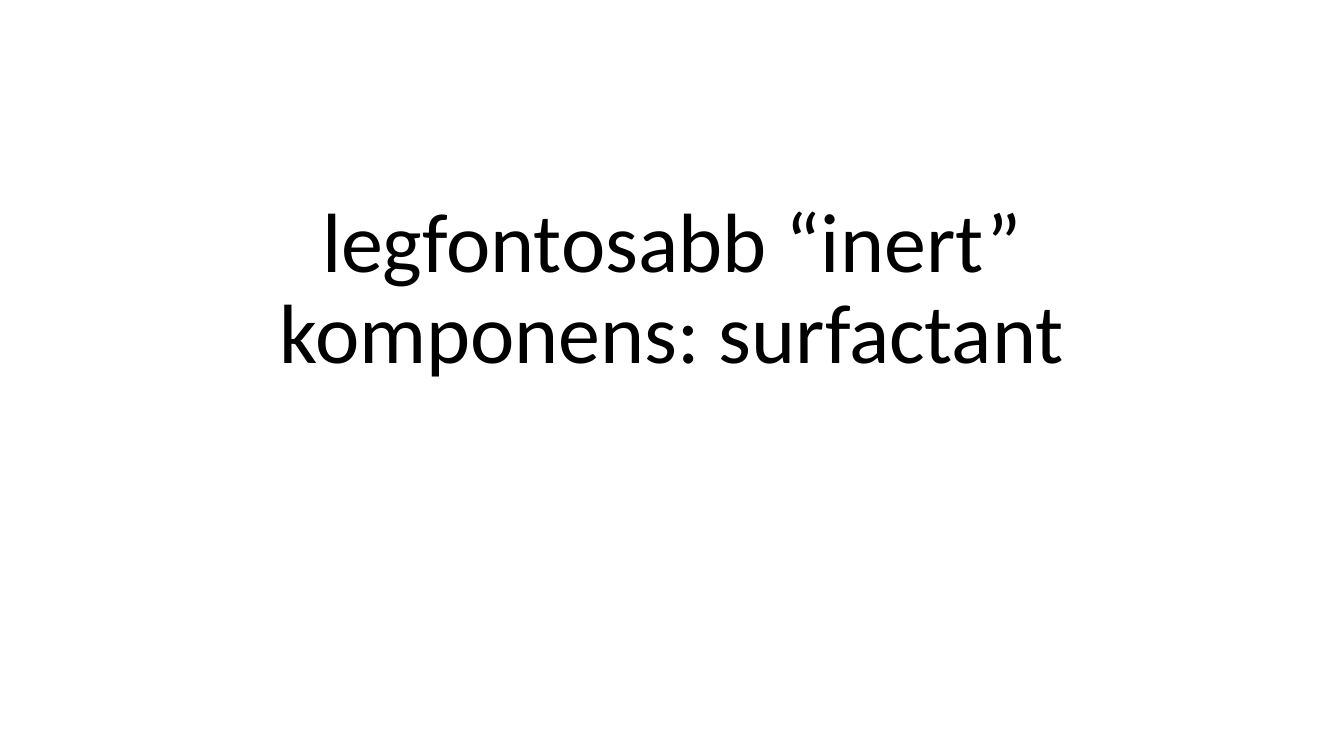
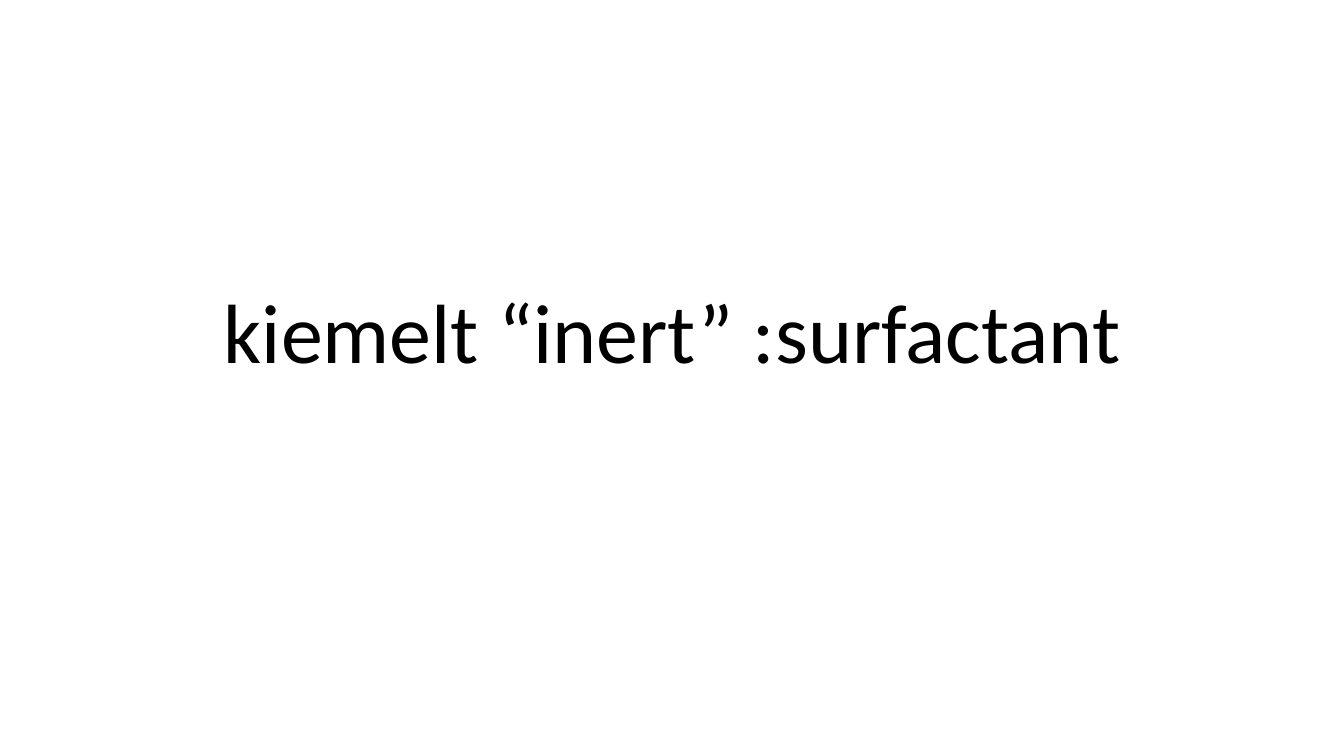
Before and after one commit to LilianaBohus/chemistry-presenations, a slide deck: slide 15 of formulations-and-surfactants.pptx. Drawn at 1344x756 pixels with LibreOffice and Linux fonts; fonts in the diff are those of the drawing. Boxes give left, top, right and bottom in pixels: in the first picture for what was removed or moved away, otherwise in the second. Text is boxed around its words. In the diff, an @@ line names an element or a change of style, - is before the commit and + after.

```diff
--- a/formulations-and-surfactants.pptx
+++ b/formulations-and-surfactants.pptx
@@ title at (x1=224, y1=302, x2=1120, y2=364): text changed @@
-legfontosabb “inert” komponens: surfactant
+kiemelt “inert” :surfactant
```
Also in this commit, not shown: 4 other slides changed, 2 slides added, 3 slides removed.
